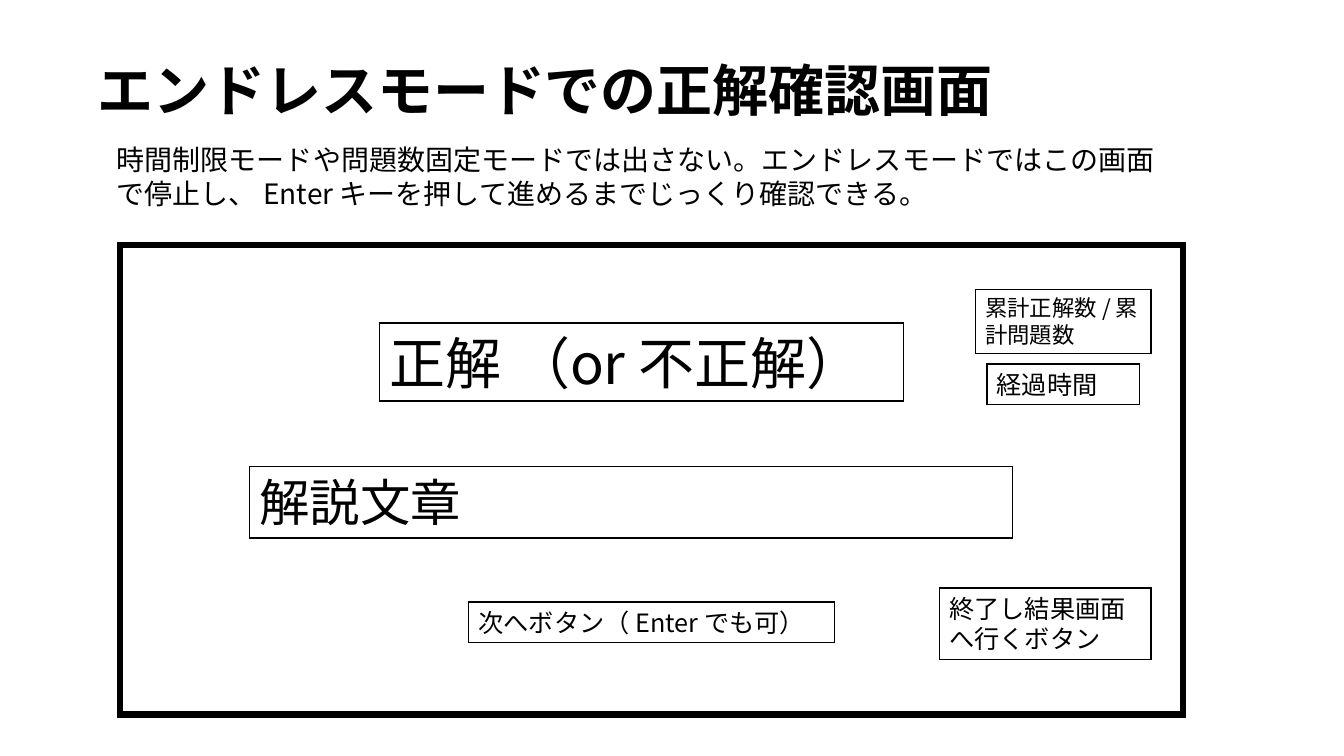
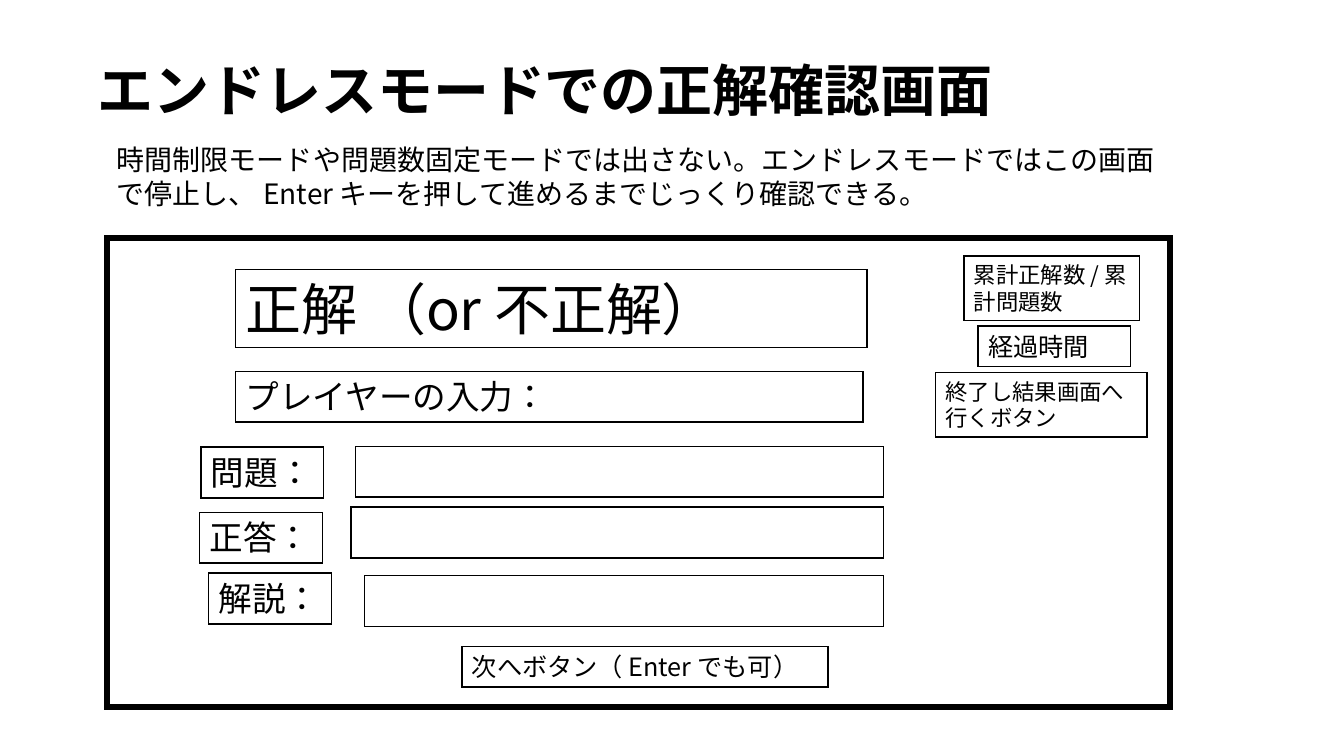
Before and after one commit to tanakai0/stdlib_py_typist, a slide deck: slide 6 of design.pptx. Drawn at 1344x756 pixels with LibreOffice and Linux fonts; fonts in the diff are those of the drawing. Boxes give left, top, right and bottom in pixels: in the first picture for what was removed or moved away, otherwise in the second. Text is boxed around its words. In the diff, an @@ line names an element or a change of style, - is before the commit and + after.

```diff
--- a/design.pptx
+++ b/design.pptx
@@ rectangle: place and size @@
-rectangle at [120, 245, 1184, 715]
+rectangle at [107, 238, 1171, 708]
@@ rectangle "正解 （or 不正解）": place and size @@
-rectangle "正解 （or 不正解）" at [380, 324, 904, 401]
+rectangle "正解 （or 不正解）" at [236, 269, 867, 347]
@@ rectangle "累計正解数 / 累計問題数": place and size @@
-rectangle "累計正解数 / 累計問題数" at [976, 289, 1151, 354]
+rectangle "累計正解数 / 累計問題数" at [964, 256, 1139, 321]
@@ rectangle "経過時間": place and size @@
-rectangle "経過時間" at [987, 364, 1139, 404]
+rectangle "経過時間" at [978, 326, 1130, 366]
@@ rectangle added at [236, 371, 863, 421], fill #FFFFFF, outline #000000 1 pt, 24 pt, text #000000 @@
+プレイヤーの入力：
@@ rectangle "終了し結果画面へ行くボタン": place and size @@
-rectangle "終了し結果画面へ行くボタン" at [940, 588, 1151, 659]
+rectangle "終了し結果画面へ行くボタン" at [936, 373, 1147, 438]
@@ rectangle "終了し結果画面へ行くボタン" at [936, 373, 1147, 438]: size 18 to 16 pt @@
@@ rectangle added at [201, 448, 324, 498], fill #FFFFFF, outline #000000 1 pt, 24 pt, text #000000 @@
+問題：
@@ rectangle added at [356, 447, 884, 497], fill #FFFFFF, outline #000000 1 pt @@
@@ rectangle added at [351, 507, 883, 558], fill #FFFFFF, outline #000000 1 pt @@
@@ rectangle added at [200, 512, 323, 563], fill #FFFFFF, outline #000000 1 pt, 24 pt, text #000000 @@
+正答：
@@ rectangle "解説：": place and size @@
-rectangle "解説：" at [250, 467, 1013, 538]
+rectangle "解説：" at [209, 573, 332, 623]
@@ text in rectangle at [219, 583, 320, 614]: text changed; size 36 to 24 pt @@
-解説文章
+解説：
@@ rectangle added at [364, 576, 883, 626], fill #FFFFFF, outline #000000 1 pt @@
@@ rectangle "次へボタン（ Enter でも可）": place and size @@
-rectangle "次へボタン（ Enter でも可）" at [469, 602, 835, 642]
+rectangle "次へボタン（ Enter でも可）" at [462, 646, 828, 687]
```
Also in this commit, not shown: 3 slides added.
